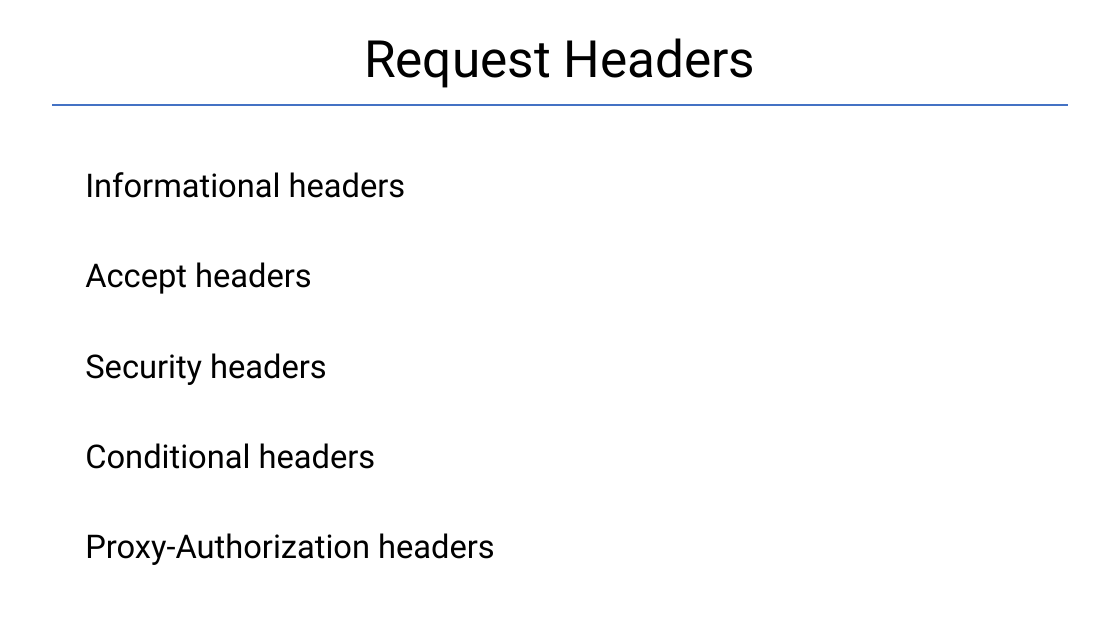
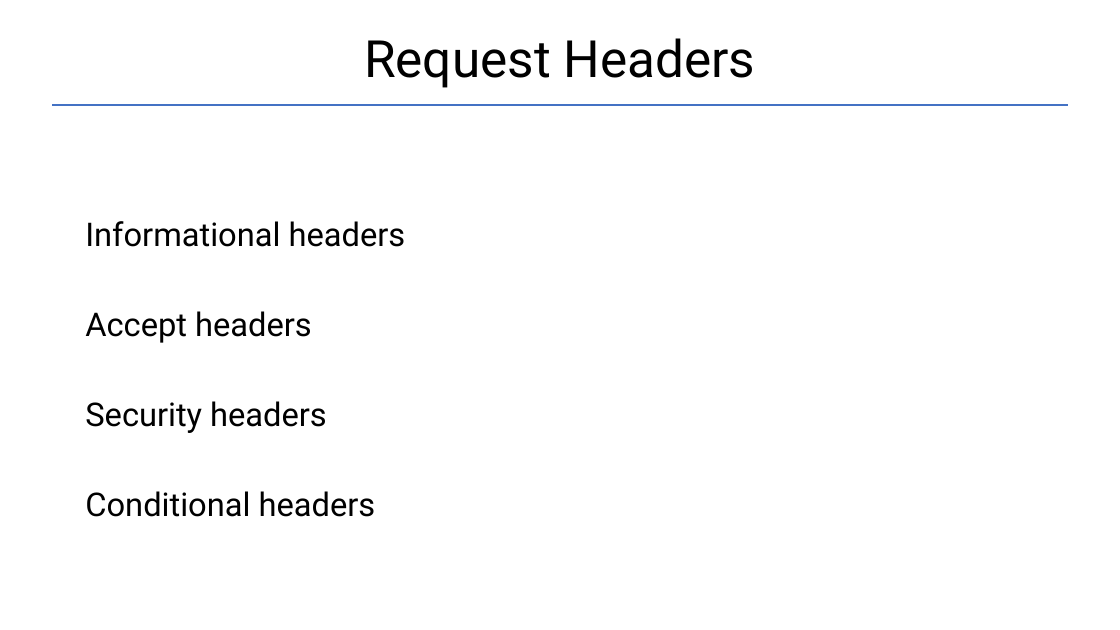
Before and after one commit to Garnik94/Levelup_presentations, a slide deck: slide 18 of Http/Http_presentation.pptx. Drawn at 1120x630 pixels with LibreOffice and Linux fonts; fonts in the diff are those of the drawing. Boxes give left, top, right and bottom in pixels: in the first picture for what was removed or moved away, otherwise in the second. Text is boxed around its words. In the diff, an @@ line names an element or a change of style, - is before the commit and + after.

```diff
--- a/Http/Http_presentation.pptx
+++ b/Http/Http_presentation.pptx
@@ text "Informational headers": place and size @@
-text "Informational headers" at box(85, 172, 495, 565)
+text "Informational headers" at box(85, 221, 406, 517)
@@ text at box(85, 533, 495, 565): paragraph removed @@
-Proxy-Authorization headers
```
Also in this commit, not shown: 4 other slides changed, 1 slide removed, 1 other file.
